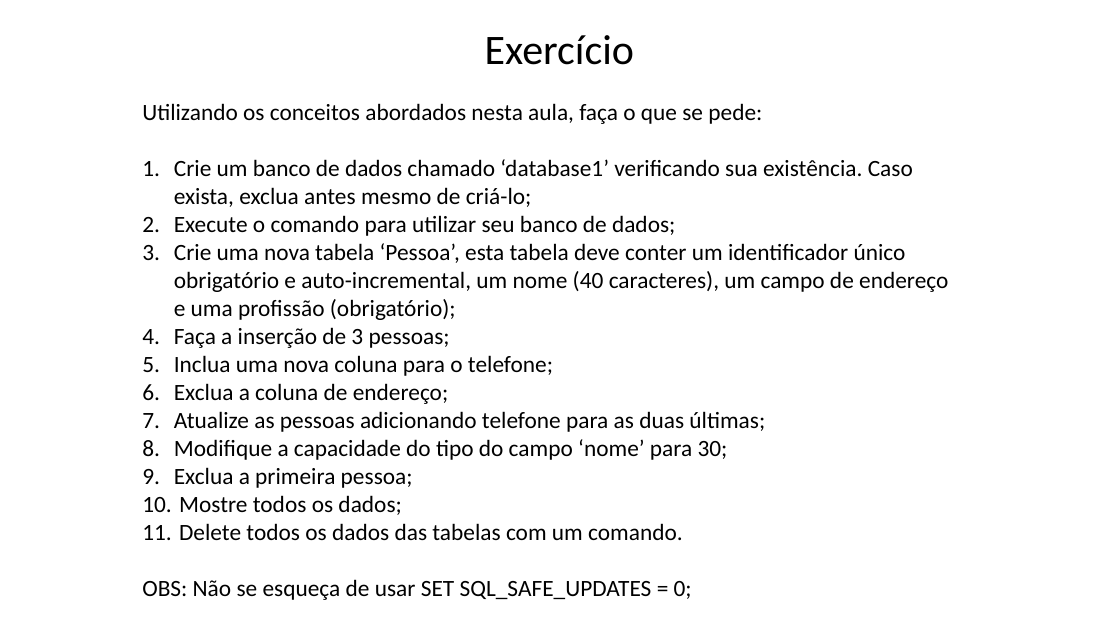
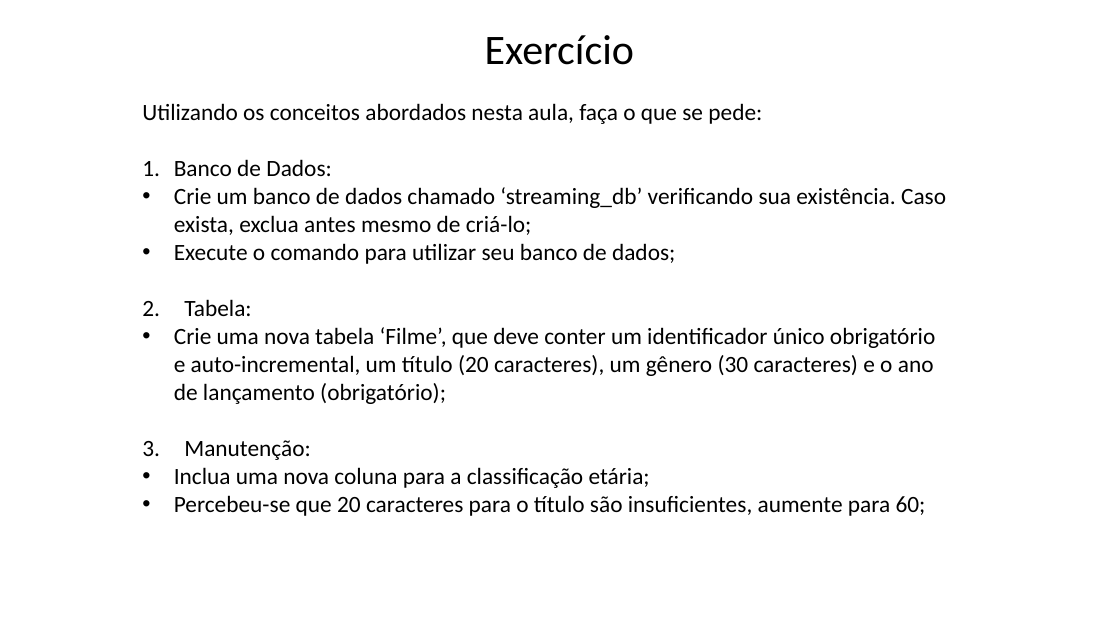
Before and after one commit to Felipe-Tagawa/C07-Monitoria, a slide deck: slide 10 of Aula 5/ComandosDDL.pptx. Drawn at 1120x630 pixels with LibreOffice and Linux fonts; fonts in the diff are those of the drawing; background and template pictures are left out. Boxes give left, top, right and bottom in pixels: in the first picture for what was removed or moved away, otherwise in the second. Text is boxed around its words. In the diff, an @@ line names an element or a change of style, - is before the commit and + after.

```diff
--- a/Aula 5/ComandosDDL.pptx
+++ b/Aula 5/ComandosDDL.pptx
@@ text at (174,159,946,235): text changed @@
-1. Crie um banco de dados chamado ‘database1’ verificando sua existência. Caso exista, exclua antes mesmo de criá-lo;
+1. Banco de Dados:
+• Crie um banco de dados chamado ‘streaming_db’ verificando sua existência. Caso exista, exclua antes mesmo de criá-lo;
@@ text at (174,243,675,264): bullet 1. to • @@
@@ text at (174,299,935,516): text changed @@
-3. Crie uma nova tabela ‘Pessoa’, esta tabela deve conter um identificador único obrigatório e auto-incremental, um nome (40 caracteres), um campo de endereço e uma profissão (obrigatório);
-4. Faça a inserção de 3 pessoas;
-5. Inclua uma nova coluna para o telefone;
-6. Exclua a coluna de endereço;
-7. Atualize as pessoas adicionando telefone para as duas últimas;
-8. Modifique a capacidade do tipo do campo ‘nome’ para 30;
-9. Exclua a primeira pessoa;
-10. Mostre todos os dados;
-11. Delete todos os dados das tabelas com um comando.
-OBS: Não se esqueça de usar SET SQL_SAFE_UPDATES = 0;
+2. Tabela:
+• Crie uma nova tabela ‘Filme’, que deve conter um identificador único obrigatório e auto-incremental, um título (20 caracteres), um gênero (30 caracteres) e o ano de lançamento (obrigatório);
+3. Manutenção:
+• Inclua uma nova coluna para a classificação etária;
+• Percebeu-se que 20 caracteres para o título são insuficientes, aumente para 60;
```
Also in this commit, not shown: 1 other slide changed, 1 slide added, 2 other files.
